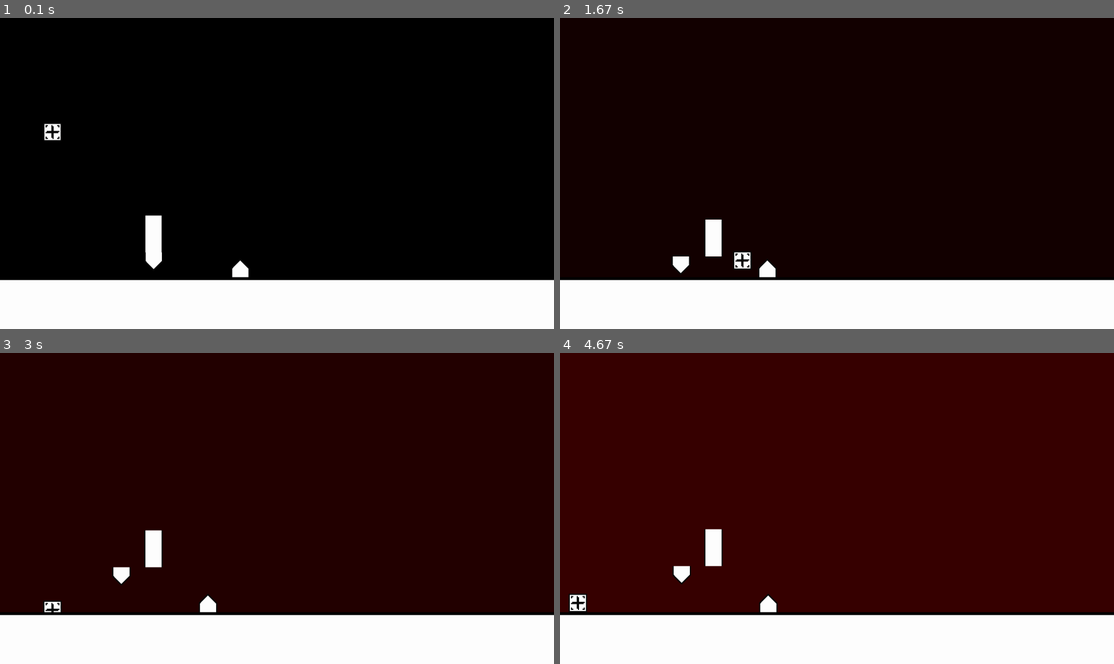
Above: before the commit, frames 1-4 (two rows, left to right).
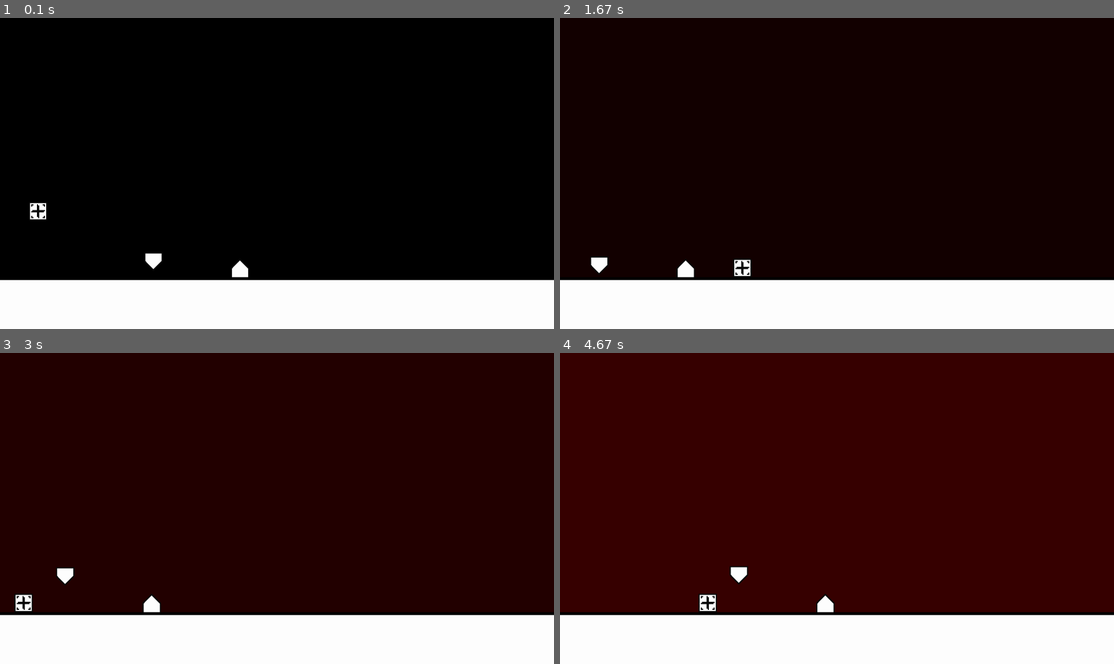
Above: after the commit, the same moments.

Repository: MakerBox-NZ/pygame_trukavev2
Game: pygame game, started from Gam e.py
The game is run twice, just before and just after one commit, with the same random seed, the same clock (stepped at 60 frames per second) and the same inputs.
Inputs:
- Up to frame 1 (0.1 s): no input
- Up to frame 2 (1.67 s): hold D 0.33-0.8 s; hold W 0.83-1.13 s; hold D 1.17-1.63 s
- Up to frame 3 (3 s): hold A 1.67-2.2 s; hold S 2.23-2.53 s; hold A 2.57-2.97 s
- Up to frame 4 (4.67 s): hold W 3-3.37 s; hold D 3.4-4.03 s; hold S 4.07-4.43 s; hold A from 4.47 s (still down)

The runs differ from the first frame. In frame 1, 0.7% of the frame differs, in the area x 5-45%, y 33-84%; in frame 2, 1.0%; in frame 3, 1.3%; in frame 4, 1.4%, in the area x 1-50%, y 56-84%.

Commit message:
Fixed major bugs.
Made scrolling backwards work (at least better than before) and made it
so that you die when passing through objects.
Also added noclip, its at the top so its easy to disable. Only there for
debugging.

Diff:
--- a/Gam e.py
+++ b/Gam e.py
@@ -8,6 +8,8 @@
 import os
 import time
 
+noclip = True
+
 # OBJECTS:
 class Player(pygame.sprite.Sprite):
     # Spawn a player
@@ -21,6 +23,7 @@
         self.jump_delta = 6
 
         self.deaths = 0
+        self.damage = 0
 
         self.images = [ ]
         img = pygame.image.load(os.path.join('images', 'player.png')).convert()
@@ -47,7 +50,7 @@
         #self.collide_delta < 7 and
         if self.jump_delta < 10:
             self.jump_delta = 6*2
-            self.momentumY -=50 #jump height
+            self.momentumY -= 25 #jump height
 
             self.collide_delta +=6
             self.jump_delta += 6
@@ -66,16 +69,23 @@
                 self.rect.y = currentY
                 self.momentumY = 0
                 self.collide_delta = 0 #stop jumping
-            enemy_hit_list = pygame.sprite.spritecollide(self, enemy_list, False)
-            for enemy in enemy_hit_list:
+        enemy_hit_list = pygame.sprite.spritecollide(self, enemy_list, False)
+        '''for enemy in enemy_hit_list:
                 self.rect.x = 100
                 self.deaths += 1
-                print(self.deaths)
-            enemy_hit_list = pygame.sprite.spritecollide(self, static_list, False)
+                print(self.deaths)'''
+        if self.damage == 0:
             for enemy in enemy_hit_list:
+                if not self.rect.contains(enemy):
+                    self.damage = self.rect.colliderect(enemy)
+                    print(self.deaths)
+        if self.damage == 1 and noclip == False:
+            idx = self.rect.collidelist(enemy_hit_list)
+            if idx == -1:
+                self.damage = 0
+                self.deaths += 1
                 self.rect.x = 100
-                self.deaths += 1
-                print(self.deaths)
+
     def jump (self, ground_list):
         self.jump_delta = 0
 
@@ -106,47 +116,7 @@
 
         self.counter += 1
 
-class Pillar(pygame.sprite.Sprite):
-    def __init__(self,x,y,img):
-        pygame.sprite.Sprite.__init__(self)
-        self.image = pygame.image.load(os.path.join('images', img))
-        self.image.convert_alpha()
-        self.image.set_colorkey(alpha)
-        self.rect = self.image.get_rect()
-        self.rect.x = x
-        self.rect.y = y
-        self.counter = 0
-    def move(self):
-        if self.counter >= 0 and self.counter <= 50:
-            self.rect.y -= 2
-        elif self.counter >= 50 and self.counter <= 100:
-            self.rect.y += 2
-        else:
-            self.counter = 0
-            print('reset')
-
-        self.counter += 1
-
-class Pillar0(pygame.sprite.Sprite):
-    def __init__(self,x,y,img):
-        pygame.sprite.Sprite.__init__(self)
-        self.image = pygame.image.load(os.path.join('images', img))
-        self.image.convert_alpha()
-        self.image.set_colorkey(alpha)
-        self.rect = self.image.get_rect()
-        self.rect.x = x
-        self.rect.y = y
-        self.counter = 0
-    def move(self):
-        if self.counter >= 0 and self.counter <= 50:
-            self.rect.y -= 2
-        elif self.counter >= 50 and self.counter <= 100:
-            self.rect.y += 2
-        else:
-            self.counter = 0
-            print('reset')
-
-        self.counter += 1
+
 
 class Ground(pygame.sprite.Sprite):
     def __init__(self,x,y,img):
@@ -218,22 +188,12 @@
 movingsprites.add(player)
 movesteps = 5
 forwardX = 600
-backwardX = 150
+backwardX = 50
 
 #enemy code
-enemy = Enemy(500,836, 'enemy.png')
+enemy = Enemy(500,836, 'enemy b.png')
 enemy_list = pygame.sprite.Group()
 enemy_list.add(enemy)
-
-#Pillar code
-pillar = Pillar(500,772, 'pillar.png')
-pillar_list = pygame.sprite.Group()
-pillar_list.add(pillar)
-
-#Pillar0 code
-pillar0 = Pillar0(500,708, 'pillar.png')
-pillar0_list = pygame.sprite.Group()
-pillar0_list.add(pillar0)
 
 #ground code
 ground = Ground(0,900, 'line.png')
@@ -280,7 +240,8 @@
                 enemy.rect.x -= scroll
         #scroll backward
         if player.rect.x <= backwardX:
-            scroll = min(1, (backwardX - player.rect.x))
+            scroll = player.rect.x + backwardX
+            #min(1, (backwardX - player.rect.x))
             player.rect.x = backwardX
             for static in static_list:
                 static.rect.x += scroll
@@ -326,9 +287,5 @@
     ground_list.draw(screen)
     enemy_list.draw(screen)
     enemy.move()
-    pillar_list.draw(screen)
-    pillar.move()
-    pillar0_list.draw(screen)
-    pillar0.move()
     pygame.display.flip()
     clock.tick(fps)
Binary file added: images/enemy b.png
Binary file changed: images/enemy.png
Binary file added: images/enemyu b.png
